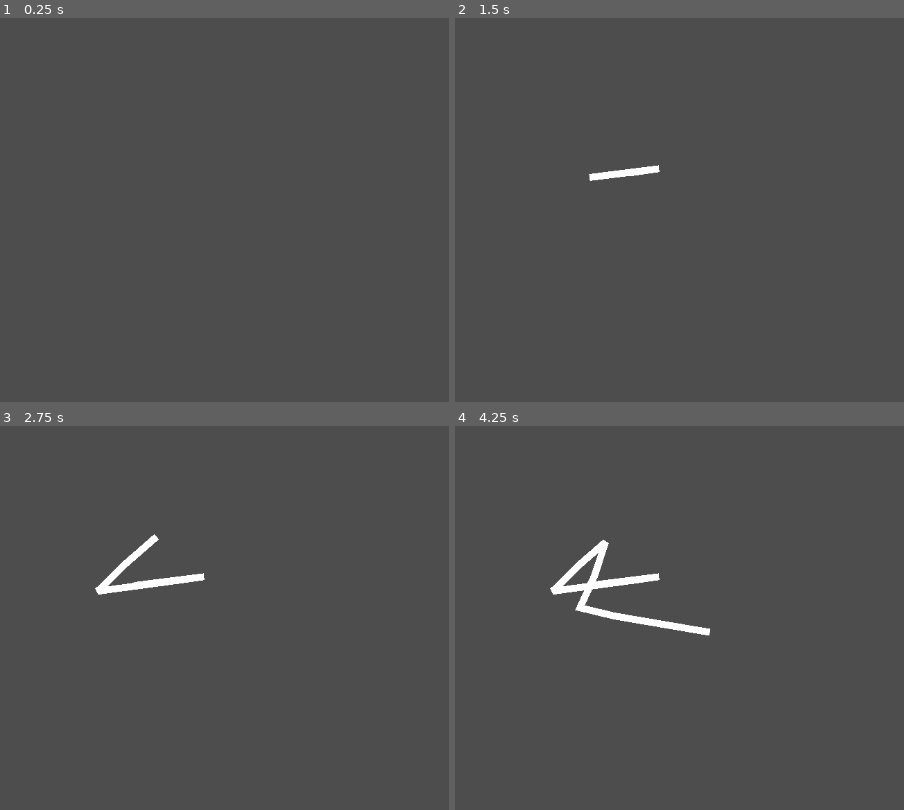
Above: before the commit, frames 1-4 (two rows, left to right).
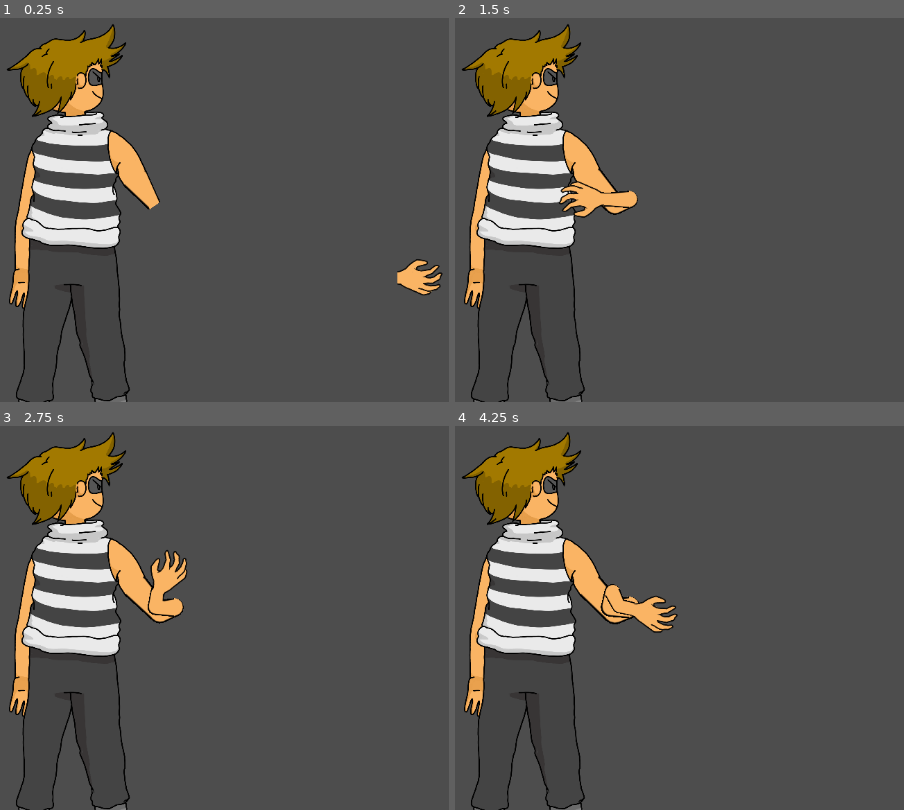
Above: after the commit, the same moments.

Repository: Skyepulse/LUDUM_DARE_58_MATELOU-CO
Game: Godot game, scene res://scenes/hand.tscn
Two runs of this game, one before a commit and one after it. Both use one fixed random seed, a clock stepped at 60 frames per second and the inputs below. This scene is started directly instead of the project's main scene.
Inputs (mouse positions are in pixels of both pictures, inside the frame that each line leads up to):
- Up to frame 1 (0.25 s): no input
- Up to frame 2 (1.5 s): tap Enter at 0.5 s; move the mouse to (764, 156) at 0.52 s; click (764, 156) at 0.67 s; tap Space at 1.25 s; move the mouse to (outside the picture) at 1.27 s; click (outside the picture) at 1.42 s
- Up to frame 3 (2.75 s): move the mouse to (215, 487) at 2.02 s; click (215, 487) at 2.17 s
- Up to frame 4 (4.25 s): move the mouse to (549, 675) at 2.77 s; click (549, 675) at 2.92 s; move the mouse to (827, 652) at 3.52 s; click (827, 652) at 3.67 s

The runs differ from the first frame. In frame 1, 11% of the frame differs, in the area x 1-99%, y 1-100%; in frame 2, 12%; in frame 3, 12%; in frame 4, 13%, in the area x 1-57%, y 1-100%.

Commit message:
Snake armssssss

Diff:
--- a/scenes/hand.tscn
+++ b/scenes/hand.tscn
@@ -1,15 +1,28 @@
-[gd_scene load_steps=3 format=3 uid="uid://de8xq0cmgi1er"]
+[gd_scene load_steps=7 format=3 uid="uid://de8xq0cmgi1er"]
 
 [ext_resource type="Script" uid="uid://n0h3k7mq6ar2" path="res://scripts/hand_path.gd" id="1_eyfoh"]
+[ext_resource type="Texture2D" uid="uid://c57mtl1o4ymnc" path="res://img/thief_arm.png" id="2_cmdsa"]
+[ext_resource type="Texture2D" uid="uid://dbctwyoo6pe0j" path="res://img/thief_hand.png" id="3_k7pjy"]
+[ext_resource type="Texture2D" uid="uid://y65edu6ee4n" path="res://img/thief.png" id="4_m1v21"]
 
 [sub_resource type="Curve2D" id="Curve2D_1gd3j"]
 resource_local_to_scene = true
 _data = {
-"points": PackedVector2Array(0, 0, 0, 0, 0, 0, 0, 0, 0, 0, 0, 0)
+"points": PackedVector2Array(0, 0, 0, 0, 0, 0, 0, 0, 0, 0, 29, 41)
 }
 point_count = 2
 
+[sub_resource type="Curve" id="Curve_kdemd"]
+_limits = [0.0, 4.0, 0.0, 1.0]
+_data = [Vector2(0, 2), 0.0, 0.0, 0, 0, Vector2(1, 1), 0.0, 0.0, 0, 0]
+point_count = 2
+
 [node name="Hand" type="Node2D"]
+
+[node name="Thief" type="Sprite2D" parent="."]
+position = Vector2(-92, 75)
+scale = Vector2(0.3, 0.3)
+texture = ExtResource("4_m1v21")
 
 [node name="Path2D" type="Path2D" parent="."]
 curve = SubResource("Curve2D_1gd3j")
@@ -18,6 +31,14 @@
 [node name="Camera2D" type="Camera2D" parent="."]
 
 [node name="Line2D" type="Line2D" parent="."]
+points = PackedVector2Array(0, 0, 29, 41, 141, 73, 234, 93, 162, 155, 228, 175, 345, 146, 379, 145)
+width = 20.0
+width_curve = SubResource("Curve_kdemd")
+texture = ExtResource("2_cmdsa")
+texture_mode = 1
+joint_mode = 2
 
 [node name="Hand" type="Sprite2D" parent="."]
+position = Vector2(379, 144)
 scale = Vector2(0.3, 0.3)
+texture = ExtResource("3_k7pjy")
--- a/scripts/hand_path.gd
+++ b/scripts/hand_path.gd
@@ -6,7 +6,8 @@
 @onready var hand: Sprite2D = $"../Hand"
 
 var cur_length = 0
-var max_length = 50
+var max_length = 20
+var min_length = 2
 
 func update_line():
 	var points = []
@@ -23,7 +24,7 @@
 
 	var last_point = path_2d.curve.get_point_position(count - 1)
 	var direction = mouse_pos - last_point
-	last_point += direction * delta
+	last_point += direction * delta * 2.0
 
 	path_2d.curve.set_point_position(count - 1, last_point)
 
@@ -34,6 +35,13 @@
 
 	hand.position = last_point
 
+	#var hand_dir = last_point - path_2d.curve.get_point_position(count - 2)
+
+	hand.look_at(mouse_pos)
+
+
 func _process(delta: float) -> void:
-	mouse_input(delta)
+	if Input.is_mouse_button_pressed(1):
+		mouse_input(delta)
+
 	update_line()
Binary file changed: img/thief.png
Binary file added: img/thief_arm.png
Not shown, added: img/thief_arm.png.import
Binary file added: img/thief_hand.png
Not shown, added: img/thief_hand.png.import
Not shown, changed: .gitignore
